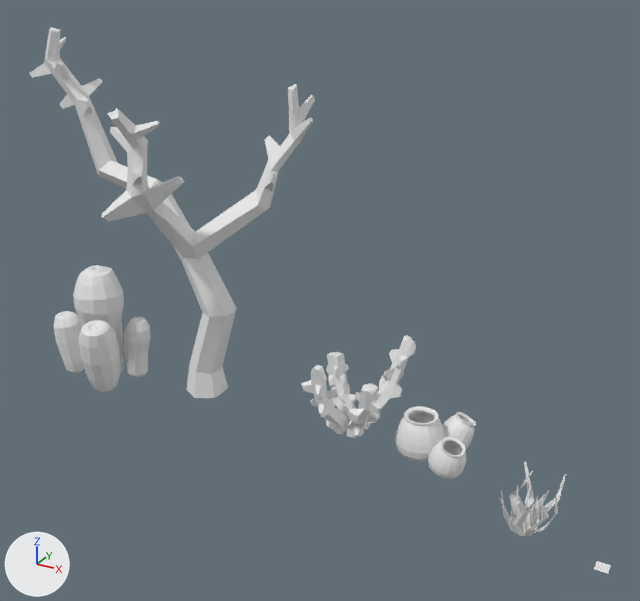
Renders of the Blender file Coral.blend from each side of a commit.
Camera for both pictures: a 50 mm camera at (2.65, -16.71, 13.32) aimed at (-6.5, -0.09, 5.0). Arrows for +X, +Y and +Z are at lower left; the lights stay in place.
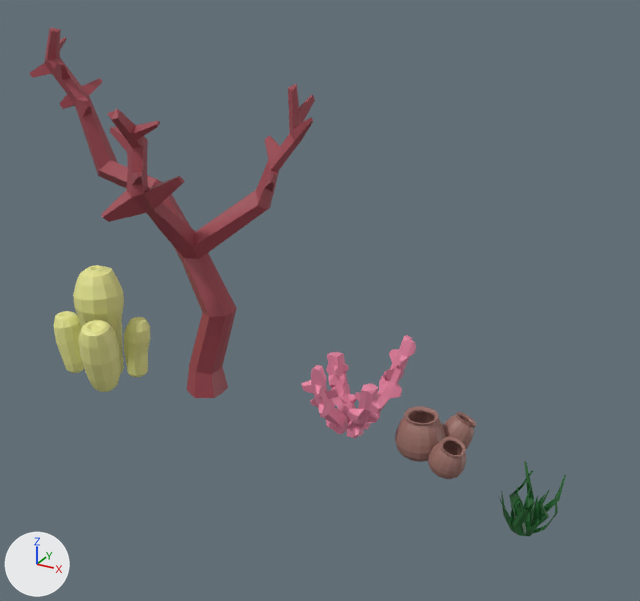
Where the change shows, as pixel boxes (x1, y1, x2, y2) in the pictures (640 x 601 px):
'Cube', recoloured (grey to brown): (29, 27, 315, 398) in both
'Cylinder', recoloured: (73, 265, 124, 374) in both
'Cylinder.002', recoloured (grey to yellow): (78, 320, 120, 392) in both
'Cube.002', recoloured (grey to brown): (395, 406, 445, 462) in both
'Plane', recoloured (grey to green): (499, 461, 566, 536) in both
'Cube.006', recoloured (grey to pink): (302, 365, 348, 434) in both
'Cylinder.003', recoloured (grey to yellow): (124, 317, 150, 377) in both
'Cylinder.001', recoloured (grey to yellow): (54, 311, 84, 373) in both
'Cube.005', recoloured (white to pink): (364, 335, 416, 430) in both
'Cube.003', recoloured (grey to brown): (428, 437, 466, 479) in both
'Cube.001', recoloured (grey to pink): (326, 352, 357, 424) in both
'Cube.007', recoloured (grey to pink): (346, 383, 380, 438) in both
'Cube.004', recoloured (white to brown): (442, 412, 476, 449) in both
'Plane.001', deleted: before (594, 561, 611, 574)

The change in detail:
Material 'grass' (mat_grass) is new.
Its base color is (0.0186, 0.138, 0.0319) (dark green #256832).
Material 'Material.003' (mat_material_003) is new.
Its base color is (0.8, 0.237, 0.369) (pink #e786a4).
Material 'Material.002' (mat_material_002) is new.
Its base color is (0.319, 0.153, 0.131) (brown #996d65).
Material 'Material.004' (mat_material_004) is new.
Its base color is (0.334, 0.0581, 0.0765) (red #9c444e).
Material 'Material' (mat_material) is new.
Its base color is (0.8, 0.797, 0.285) (yellow #e7e791).
me_cylinder has 156 vertices, 146 faces and spans x -1.0..1.7, y -1.7..1.0, z -1.0..47.6.
me_cylinder now uses material mat_material (yellow #e7e791).
me_cylinder_002 has 120 vertices, 110 faces and spans x -1.6..1.0, y -1.2..1.2, z -1.0..38.1.
me_cylinder_002 now uses material mat_material (yellow #e7e791).
me_cylinder_004 has 108 vertices, 98 faces and spans x -1.1..1.7, y -1.3..1.3, z -1.0..43.4.
me_cylinder_004 now uses material mat_material (yellow #e7e791).
me_cylinder_005 has 120 vertices, 110 faces and spans x -1.5..1.0, y -1.2..1.2, z -1.0..38.1.
me_cylinder_005 now uses material mat_material (yellow #e7e791).
me_cube_002 has 296 vertices, 292 faces and spans x -13.9..7.7, y -7.2..5.9, z -1.0..24.7.
me_cube_002 now uses material mat_material_004 (red #9c444e).
me_cube_003 has 122 vertices, 120 faces and spans x -2.97..0.01, y -0.01..2.61, z 0.35..5.49.
me_cube_003 now uses material mat_material_003 (pink #e786a4).
me_cube_001 has 28 vertices, 26 faces and spans x -2.52..2.52, y -2.52..2.52, z -2.77..1.2.
me_cube_001 now uses material mat_material_002 (brown #996d65).
me_cube_004 has 28 vertices, 26 faces and spans x -2.52..2.52, y -2.52..2.52, z -2.77..1.2.
me_cube_004 now uses material mat_material_002 (brown #996d65).
me_cube_005 has 28 vertices, 26 faces and spans x -2.52..2.52, y -2.52..2.52, z -2.77..1.2.
me_cube_005 now uses material mat_material_002 (brown #996d65).
me_cube_006 has 106 vertices, 104 faces and spans x -0.06..3.63, y 0.0..3.78, z 0.35..7.54.
me_cube_006 now uses material mat_material_003 (pink #e786a4).
me_cube_007 has 102 vertices, 100 faces and spans x -2.98..0.0, y -2.9..0.23, z 0.35..6.56.
me_cube_007 now uses material mat_material_003 (pink #e786a4).
me_cube_008 has 98 vertices, 96 faces and spans x -0.06..3.3, y -2.82..0.06, z 0.35..5.87.
me_cube_008 now uses material mat_material_003 (pink #e786a4).
me_plane has 193 vertices, 128 faces and spans x -1.94..2.44, y -1.97..2.35, z -0.04..5.09.
me_plane now uses material mat_grass (dark green #256832).
Object 'Plane.001' (ob_plane_001) is deleted.
